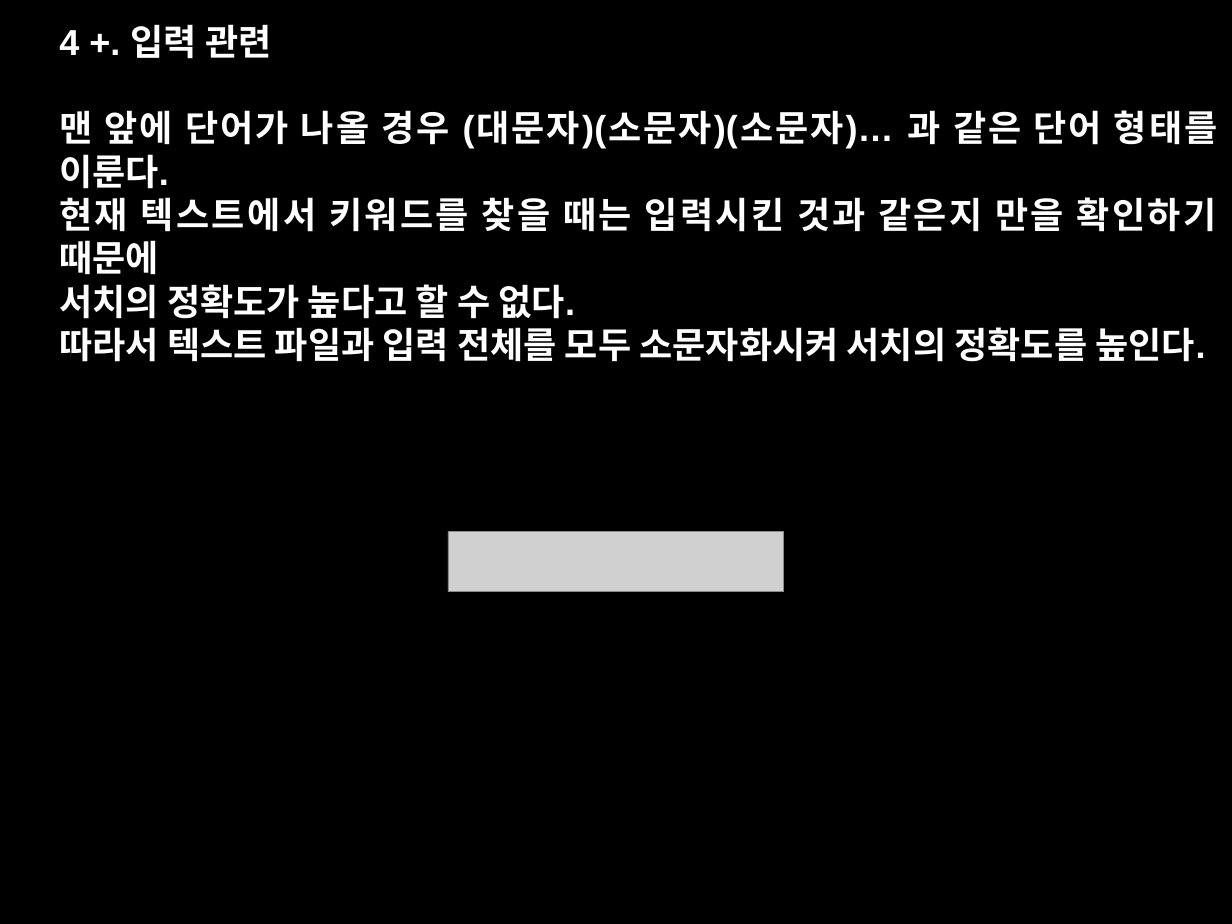
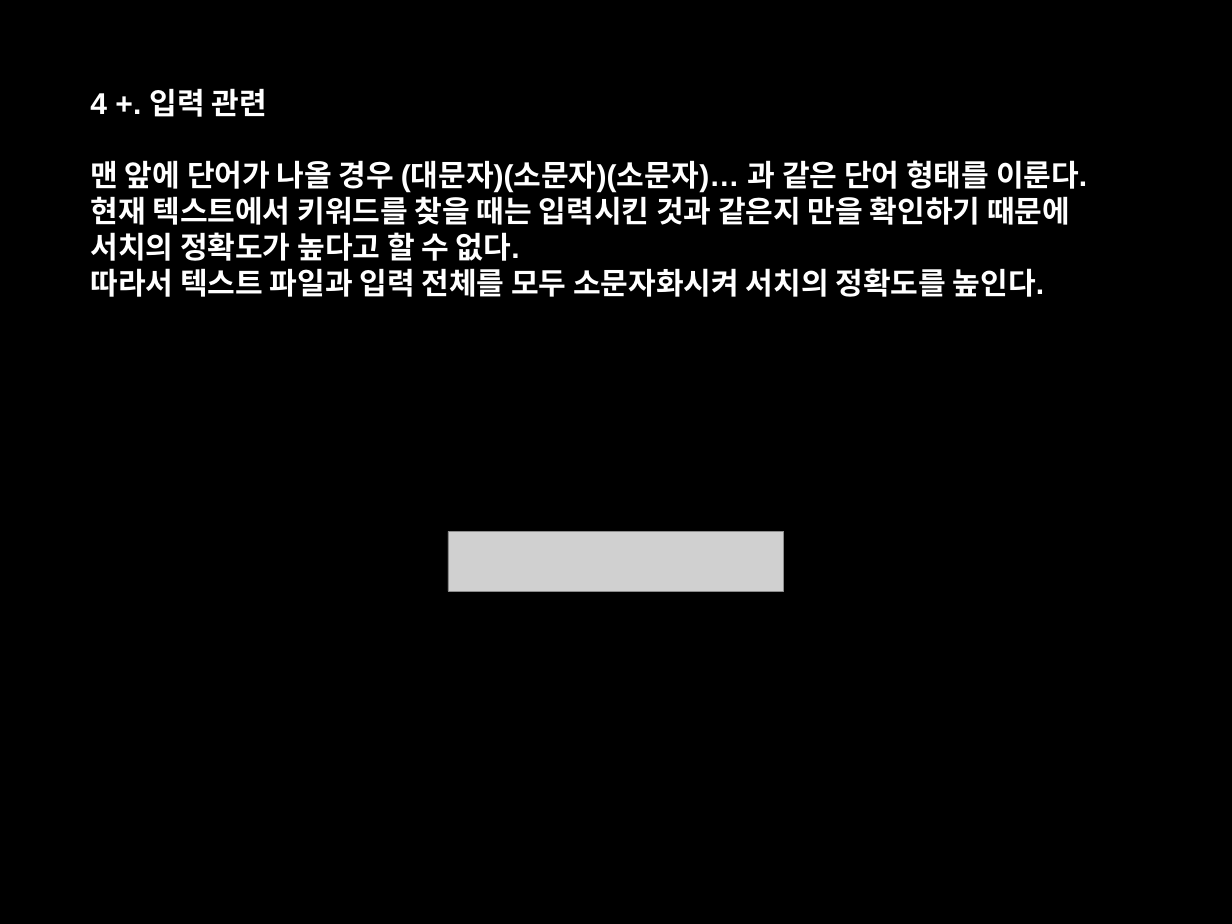
Before and after one commit to Jw-Bluayer/softwareprogramming, a slide deck: slide 7 of Implementation & evaluation 20172774 송정우.pptx. Drawn at 1232x924 pixels with LibreOffice and Linux fonts; fonts in the diff are those of the drawing; grey boxes stand for pictures. Boxes give left, top, right and bottom in pixels: in the first picture for what was removed or moved away, otherwise in the second. Text is boxed around its words. In the diff, an @@ line names an element or a change of style, - is before the commit and + after.

```diff
--- a/Implementation & evaluation 20172774 송정우.pptx
+++ b/Implementation & evaluation 20172774 송정우.pptx
@@ text "4 +. 입력 관련": place and size @@
-text "4 +. 입력 관련" at (59,24,1217,362)
+text "4 +. 입력 관련" at (90,88,1087,297)
@@ text "4 +. 입력 관련" at (90,88,1087,297): size 30 to 25 pt @@
```
Also in this commit, not shown: 5 other files.
